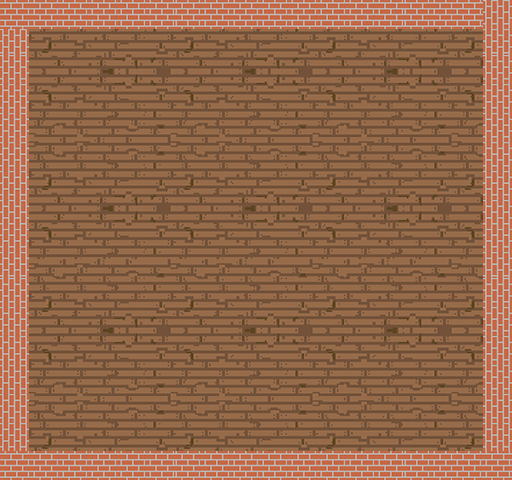
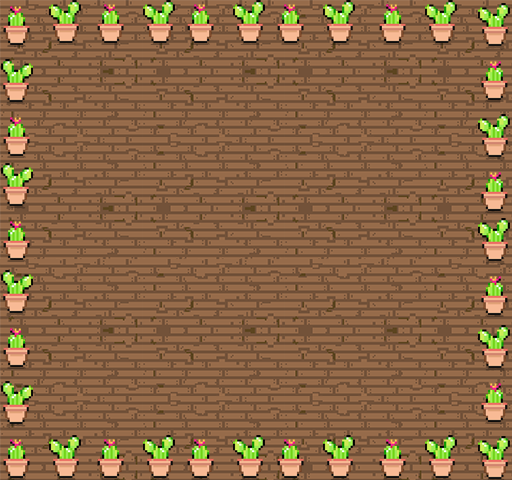
The second w=512, h=480 image is a revision of the first. Changes to its layers:
added layer "Ebene 2" above "background" over (1, 0, 510, 480)
hid "piq_172069_400x400 Kopie 7" over (0, 451, 512, 480)
hid "piq_172069_400x400 Kopie 8" over (483, 0, 512, 480)
hid "piq_172069_400x400 Kopie 6" over (0, 0, 512, 29)
hid "piq_172069_400x400 Kopie 9" over (0, 0, 29, 480)
